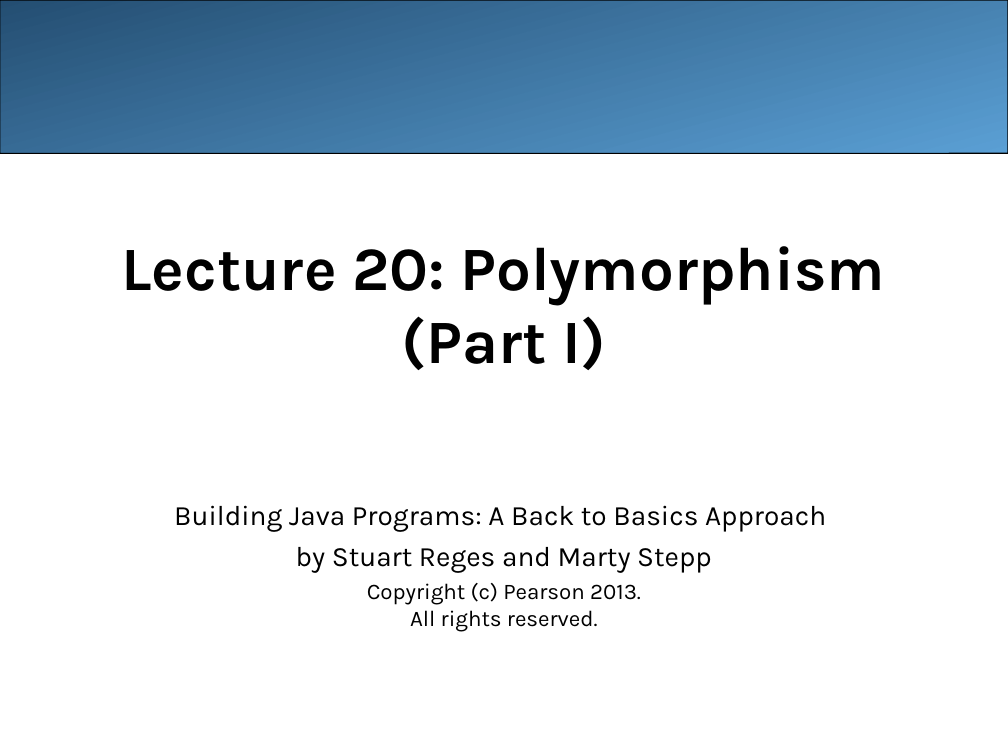
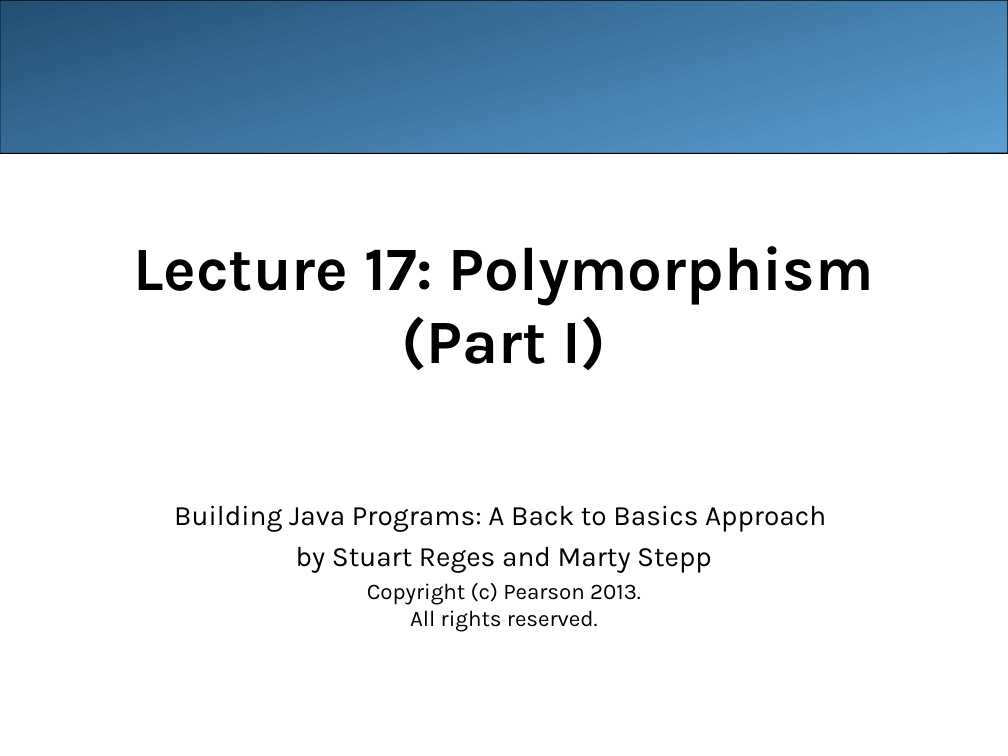
Before and after one commit to LongBaoNguyen/longbaonguyen.github.io, a slide deck: slide 1 of courses/apcsa/lecture17.ppt. Drawn at 1008x756 pixels with LibreOffice and Linux fonts; fonts in the diff are those of the drawing. Boxes give left, top, right and bottom in pixels: in the first picture for what was removed or moved away, otherwise in the second. Text is boxed around its words. In the diff, an @@ line names an element or a change of style, - is before the commit and + after.

```diff
--- a/courses/apcsa/lecture17.ppt
+++ b/courses/apcsa/lecture17.ppt
@@ title at (133, 246, 874, 370): text changed @@
-Lecture 20: Polymorphism
-(Part I)
+Lecture 17: Polymorphism
+(Part I)
```
Also in this commit, not shown: 27 other slides changed, 4 other files.
